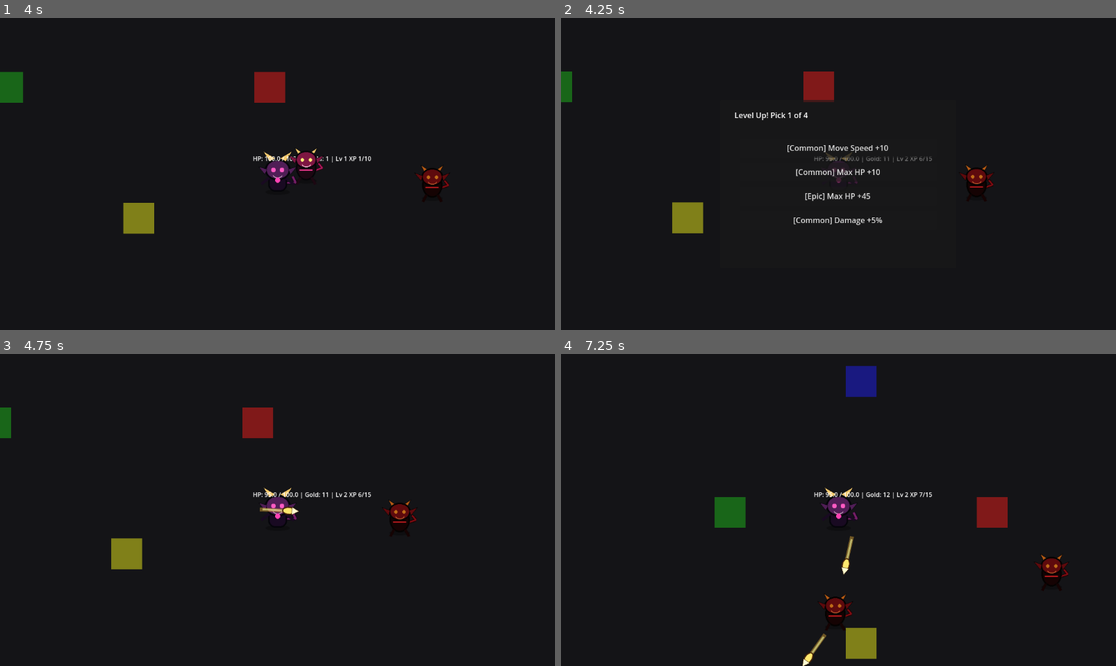
Above: before the commit, frames 1-4 (two rows, left to right).
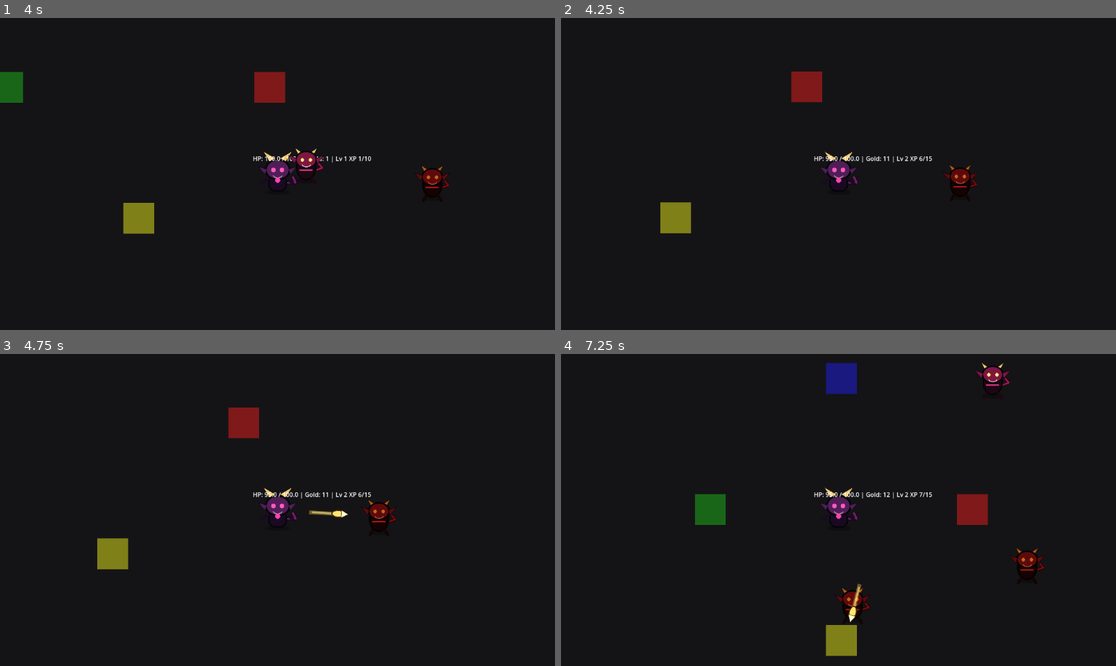
Above: after the commit, the same moments.

Repository: KevinRabbe/bullet-hell-roughe-lite
Game: Godot game, scene res://scenes/ui/MainMenu.tscn
Same seed, same stepped clock (60 frames per second), same inputs: the game is played once before the commit and once after it.
Inputs (mouse positions are in pixels of both pictures, inside the frame that each line leads up to):
- Up to frame 1 (4 s): click "Start Run" at 0.5 s; click "Start Run" at 1.25 s; tap Enter at 2 s; hold D (move_right) 2.03-2.78 s; hold C (cycle_character) 2.03-2.78 s; tap Space at 2.27, 3.02 s; hold S (move_down) 2.78-3.53 s; tap E (interact) at 2.85 s; hold D (move_right) from 3.53 s (still down); tap B at 3.6 s
- Up to frame 2 (4.25 s): keep holding D (move_right)
- Up to frame 3 (4.75 s): release D (move_right) at 4.25 s; click (277, 485) at 4.25 s, where only the run before the commit has a clickable "[Common] Move Speed +10"
- Up to frame 4 (7.25 s): hold W (move_up) 5.03-5.78 s; tap Enter at 5.1 s; tap Space at 5.27, 6.02, 6.77 s; hold A (move_left) from 5.78 s (still down); tap R at 5.85 s; tap P at 6.6 s

Frame 1 is identical in both runs. In frame 2, 2.6% of the frame differs, in the area x 0-78%, y 17-70%; in frame 3, 1.8%; in frame 4, 4.2%, in the area x 24-92%, y 2-100%.

Commit message:
Hotfix: Defer level-ups until after shop intermission

Diff:
--- a/scripts/game/main_game.gd
+++ b/scripts/game/main_game.gd
@@ -219,11 +219,19 @@
 		return
 	waiting_for_wave_continue = false
 	_hide_run_overlays()
+	_finish_intermission_or_open_levelup()
+
+func _finish_intermission_or_open_levelup() -> void:
+	if player != null and player.has_method("has_pending_level_up") and bool(player.call("has_pending_level_up")):
+		_open_level_up_screen()
+	else:
+		_start_next_wave_after_intermission()
+
+func _start_next_wave_after_intermission() -> void:
 	_heal_player_to_full()
 	_set_combat_active(true)
 	if enemy_spawner != null and enemy_spawner.has_method("start_next_wave"):
 		enemy_spawner.call("start_next_wave")
-	_try_open_levelup_screen()
 
 func _set_combat_active(active: bool) -> void:
 	var mode := Node.PROCESS_MODE_INHERIT if active else Node.PROCESS_MODE_DISABLED
@@ -260,16 +268,7 @@
 	return bool(shop_controller.get("enabled"))
 
 func _on_level_up_pending_changed() -> void:
-	_try_open_levelup_screen()
-
-func _try_open_levelup_screen() -> void:
-	if not run_started or waiting_for_restart or waiting_for_wave_continue or waiting_for_level_up_choice:
-		return
-	if player == null or not player.has_method("has_pending_level_up"):
-		return
-	if not bool(player.call("has_pending_level_up")):
-		return
-	_open_level_up_screen()
+	print("Level-up pending. Will show after wave.")
 
 func _open_level_up_screen() -> void:
 	waiting_for_level_up_choice = true
@@ -318,7 +317,7 @@
 	if player.has_method("has_pending_level_up") and bool(player.call("has_pending_level_up")):
 		_open_level_up_screen()
 		return
-	_set_combat_active(true)
+	_start_next_wave_after_intermission()
 
 func _build_level_up_choice(stat_id: String) -> Dictionary:
 	var rarity := _roll_rarity_name()
